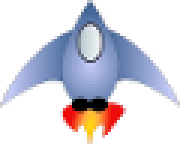
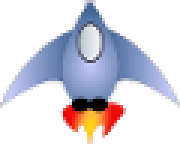
Two versions of the same layered image (180px x 144px). Layer-by-layer changes:
painted on "ship.bmp" over [84, 0, 96, 6]
